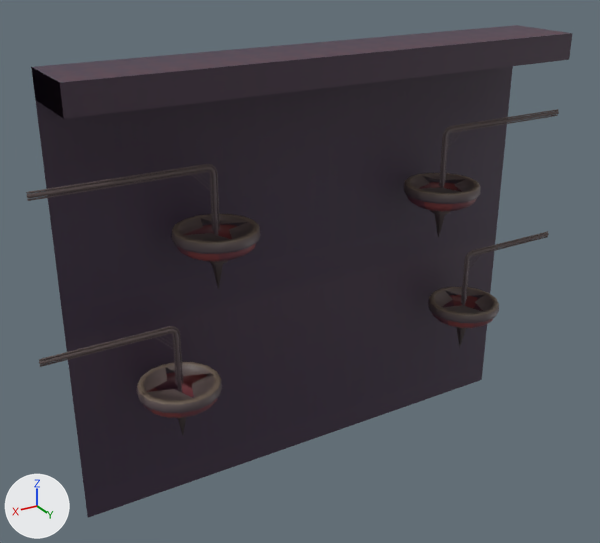
Two versions of the FBX model Source/Game/data/models/PlatformMeshes/BackGround Lvl 2/BackgroundRoomsLevel2/SM_GamesRoom.fbx, one commit apart.
Camera for both pictures: a camera (50 mm lens) standing at (-10.8, 12.6, 36.2) and looking at (-25.9, -12.6, 23.6). The axes (+X, +Y, +Z) are drawn at lower left. The lights are the same throughout. The picture after the commit comes second. Where no turn or scale is listed for an object, it has been applied to the vertices. Vertices at exactly the same position are counted once.

Before the edit, the objects in view are built like this:
```python
me_plane_065 = bpy.data.meshes.new('Plane.065')
me_plane_065.from_pydata(...)  # 4471 vertices, 3884 faces; spans x -11.3..11.3, y 0.0..3.4, z -8.0..9.0
me_plane_065.materials.append(mat_material_002)  # picture img_t_bonytony_gradientatlas_background_dds
ob_sm_backgroundplane_015 = bpy.data.objects.new('SM_BackgroundPlane.015', me_plane_065)
ob_sm_backgroundplane_015.location = (-27.0, -13.5, 23.0)
```
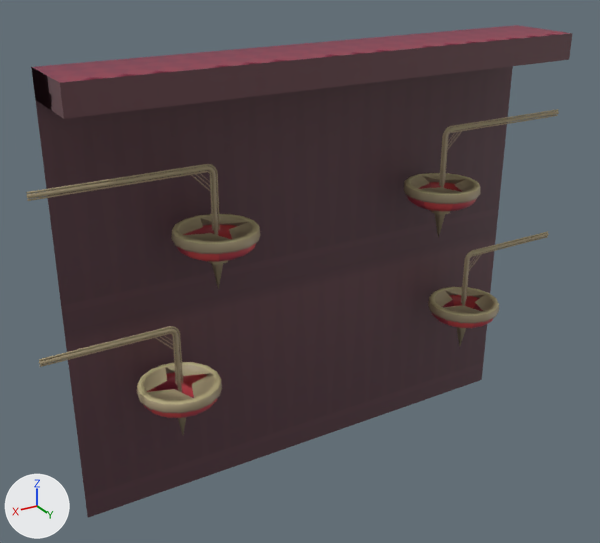
The newer file is also turned or shifted as a whole; pictures and numbers use the older file's frame.

Location of each change, (x1, y1, x2, y2) in pixels of the pictures (600 x 543 px; the box of a moved part takes in the faces that stretch with it):
part 1 of me_plane_065, moved or reshaped: (27, 33, 572, 201) in both
part 2 of me_plane_065, recoloured: (26, 25, 571, 518) in both

The change, as a diff of the scene's bpy script:
```diff
--- a/Source/Game/data/models/PlatformMeshes/BackGround Lvl 2/BackgroundRoomsLevel2/SM_GamesRoom.fbx.py
+++ b/Source/Game/data/models/PlatformMeshes/BackGround Lvl 2/BackgroundRoomsLevel2/SM_GamesRoom.fbx.py
@@ img_t_bonytony_gradientatlas_midground_dds @@
+img_t_bonytony_gradientatlas_midground_dds = load_image('T_BonyTony_GradientAtlas_MidGround.dds', '../../../../textures/T_BonyTony_GradientAtlas_MidGround.dds', 1024, 1024, 'sRGB')
@@ mat_material_001 @@
+mat_material_001 = principled_material('Material.001')
+mat_material_001.texture = img_t_bonytony_gradientatlas_midground_dds
@@ me_plane_065 @@
 # used by ob_sm_backgroundplane_015; location = (-27.0, -13.5, 23.0)
-me_plane_065.from_pydata(...)  # 4471 vertices, 3884 faces; spans x -11.3..11.3, y 0.0..3.4, z -8.0..9.0
+me_plane_065.from_pydata(...)  # 4427 vertices, 3884 faces; spans x -11.3..11.3, y 0.0..3.4, z -8.0..9.0
+# me_plane_065 part 1
+# 52 vertices are removed from x -11.0..11.0, y 1.8..3.0, z 5.6..9.0
+# 167 faces are deleted
+# 17 vertices move within x -11.0..11.0, y 1.8..1.9, z 5.5..5.6
+# 8 vertices are added at x -11.0..11.0, y 1.8..1.9, z 5.5
+# 167 new faces join them
+# me_plane_065 part 2: 3717 faces spanning x -11.3..11.3, y 0.0..3.4, z -8.0..9.0 switch from mat_material_002 (picture img_t_bonytony_gradientatlas_background_dds) to mat_material_001 (picture img_t_bonytony_gradientatlas_midground_dds)
```
